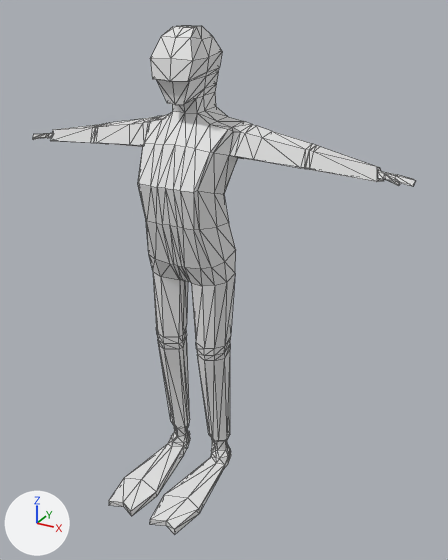
Renders of the glTF model our_assets/diver.glb from each side of a commit.
Both versions are drawn from a 50 mm camera at (1.2, -1.924, 1.864) aimed at (0.17, -0.052, 0.928). Every picture has the same lights, and +X, +Y and +Z are marked at lower left. Mesh edges are drawn as thin lines. Vertices at the same position are counted once.
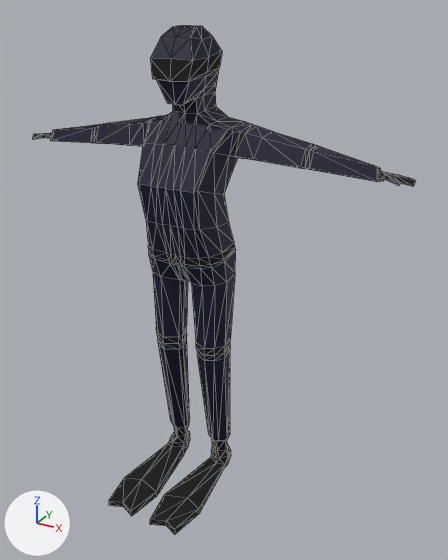
Commit message: update diver

What differs and where, as boxes [x1, y1, x2, y2] in the pictures (448 x 560 px; the box of a moved part takes in the faces that stretch with it):
part 1 of me_cube_002, built on: [146, 221, 236, 269] in both
part 2 of me_cube_002, moved or reshaped: [301, 144, 320, 170] in both
part 3 of me_cube_002, moved or reshaped: [91, 123, 108, 143] in both
part 4 of me_cube_002, recoloured: [50, 26, 384, 442] in both
part 5 of me_cube_002, recoloured (white to black): [32, 52, 415, 534] in both

What the commit changed:
Material 'blue' (mat_blue) is new.
Its base color is (0.0, 0.00118, 0.0231) (black #00042a).
Its roughness is 0.649.
Material 'black' (mat_black) is new.
Its base color is (0.0, 0.0, 0.0) (black #000000).
Its roughness is 0.866.
me_cube_002 is used by ob_cube; location (0.0, 0.0, 0.0).
me_cube_002 had 462 vertices, 920 faces and spanned x -0.81..0.81, y -0.43..0.11, z -0.01..1.81.
me_cube_002 now has 502 vertices, 1000 faces and spans x -0.81..0.81, y -0.43..0.11, z -0.01..1.81.
Part 1, on me_cube_002:
40 faces are deleted.
40 vertices are added at x -0.17..0.17, y -0.12..0.1, z 0.99..1.04.
64 new faces join them, mat_blue (black #00042a).
56 new faces join them, mat_black (black #000000).
Part 2, on me_cube_002:
24 faces are deleted.
8 new faces join them, mat_blue (black #00042a).
16 new faces join them, mat_black (black #000000).
Part 3, on me_cube_002:
24 faces are deleted.
8 new faces join them, mat_blue (black #00042a).
16 new faces join them, mat_black (black #000000).
me_cube_002 part 4: 476 faces spanning x -0.7..0.7, y -0.17..0.11, z 0.12..1.81 switch from mat_material_001 (white #e7e7e7) to mat_blue (black #00042a).
me_cube_002 part 5: 356 faces spanning x -0.81..0.81, y -0.43..0.11, z -0.01..1.72 switch from mat_material_001 (white #e7e7e7) to mat_black (black #000000).
